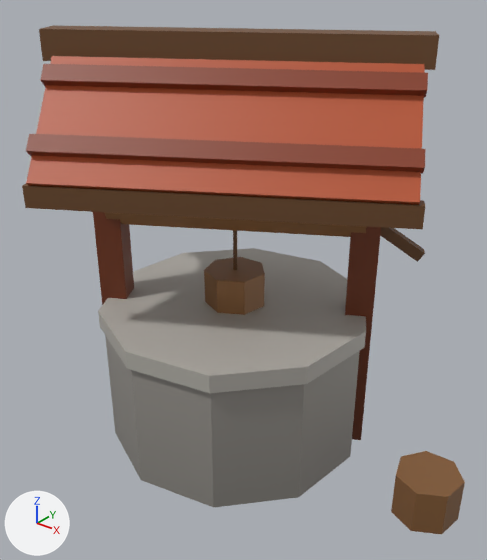
Renders of the glTF model art/models/building_25.glb from each side of a commit.
The view is the same before and after, from a camera (50 mm lens) standing at (0.438, -0.532, 0.53) and looking at (0.027, -0.019, 0.212). Lighting does not change. The marker at lower left points along +X, +Y and +Z. The first picture is the older version. Vertices at exactly the same position are counted once.

Names of what the first picture shows: 'building_25'.
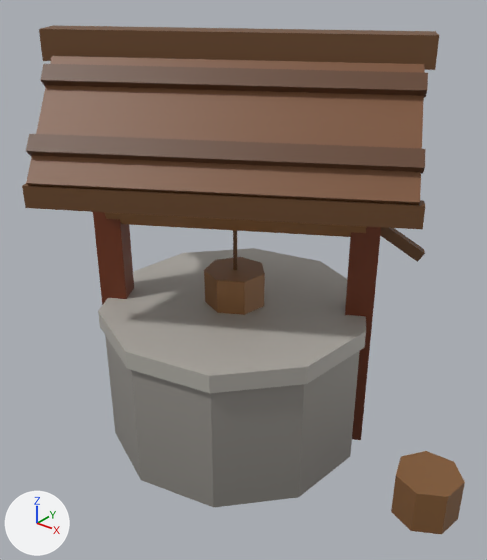
Boxes [x1, y1, x2, y2] around the edits, measured in the pictures (487 x 560 px):
part 1 of me_building_25, recoloured: [26, 64, 428, 174] in both
part 2 of me_building_25, recoloured (orange to brown): [26, 56, 425, 205] in both

Edits to the bpy script that builds the scene:
```text
Change me_building_25:
    where me_building_25.from_pydata(...)  # 210 vertices, 340 faces; spans x -0.214..0.284, y -0.185..0.185, z 0.0..0.463
    used by ob_building_25; location = (0.0, 0.0, 0.0)
    me_building_25 part 1: 48 faces centred in x -0.202..0.202, y -0.168..0.168, z 0.358..0.43 are repainted in the vertex colours; the middle colour goes from brown #86391c to brown #62412a
    me_building_25 part 2: 24 faces centred in x -0.191..0.191, y -0.145..0.145, z 0.326..0.443 are repainted in the vertex colours; the middle colour goes from orange #b7522c to brown #7d5336
```
